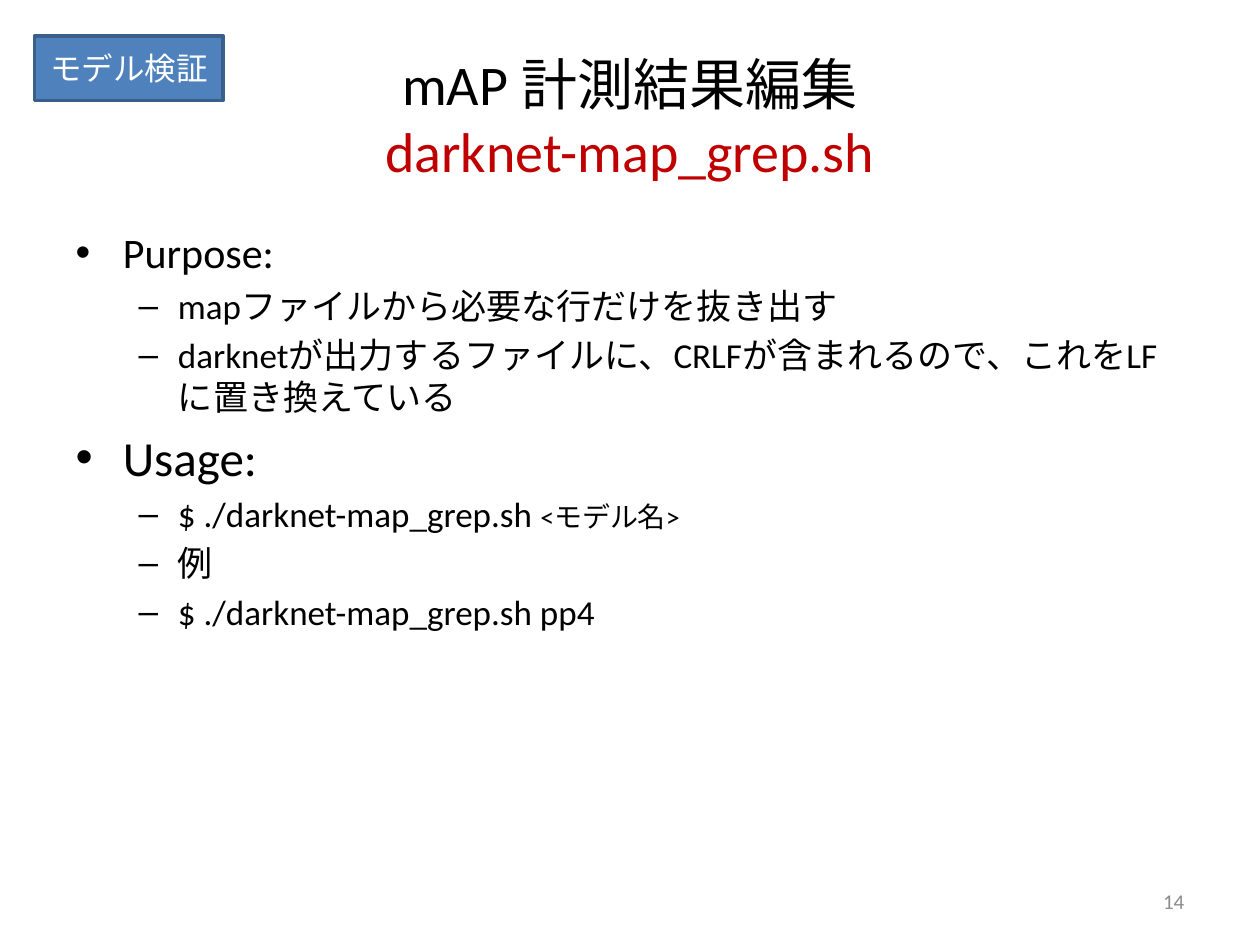
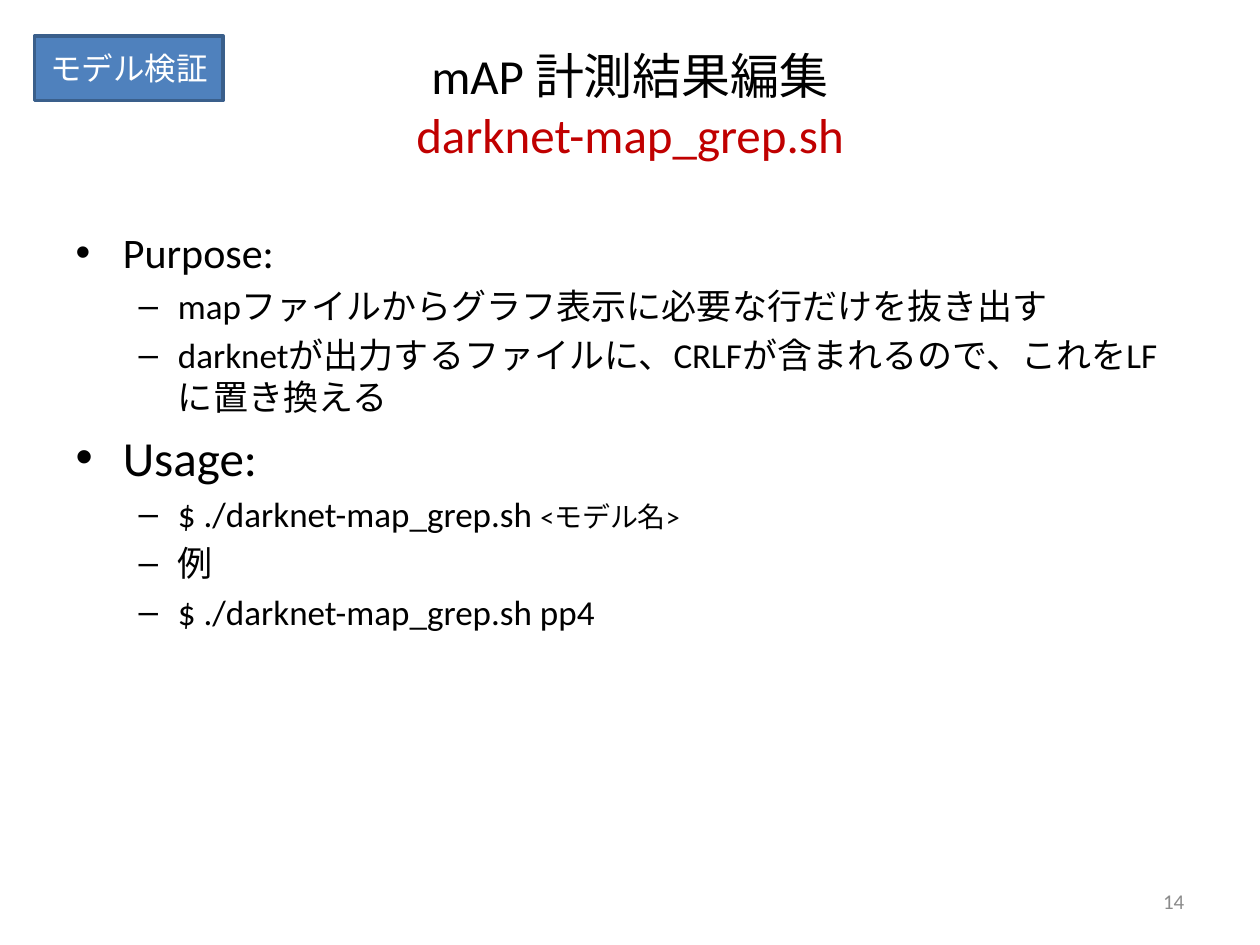
Before and after one commit to keides2/android-yolo-v2, a slide deck: slide 14 of docs/[PPTX] ごみ分別人工知能スマホアプリ作成手順.pptx. Drawn at 1260x945 pixels with LibreOffice and Linux fonts; fonts in the diff are those of the drawing. Boxes give left, top, right and bottom in pixels: in the first picture for what was removed or moved away, otherwise in the second. Text is boxed around its words. In the diff, an @@ line names an element or a change of style, - is before the commit and + after.

```diff
--- a/docs/[PPTX] ごみ分別人工知能スマホアプリ作成手順.pptx
+++ b/docs/[PPTX] ごみ分別人工知能スマホアプリ作成手順.pptx
@@ title "mAP 計測結果編集 darknet-map_grep.sh": place and size @@
-title "mAP 計測結果編集 darknet-map_grep.sh" at [385, 58, 874, 182]
+title "mAP 計測結果編集 darknet-map_grep.sh" at [416, 52, 843, 162]
@@ title "mAP 計測結果編集 darknet-map_grep.sh" at [416, 52, 843, 162]: size 32 to 28 pt @@
@@ text at [178, 290, 1157, 371]: text changed @@
-  – mapファイルから必要な行だけを抜き出す
-  – darknetが出力するファイルに、CRLFが含まれるので、これをLFに置き換えている
+  – mapファイルからグラフ表示に必要な行だけを抜き出す
+  – darknetが出力するファイルに、CRLFが含まれるので、これをLFに置き換える
```
Also in this commit, not shown: 18 other slides changed, 2 other files.
